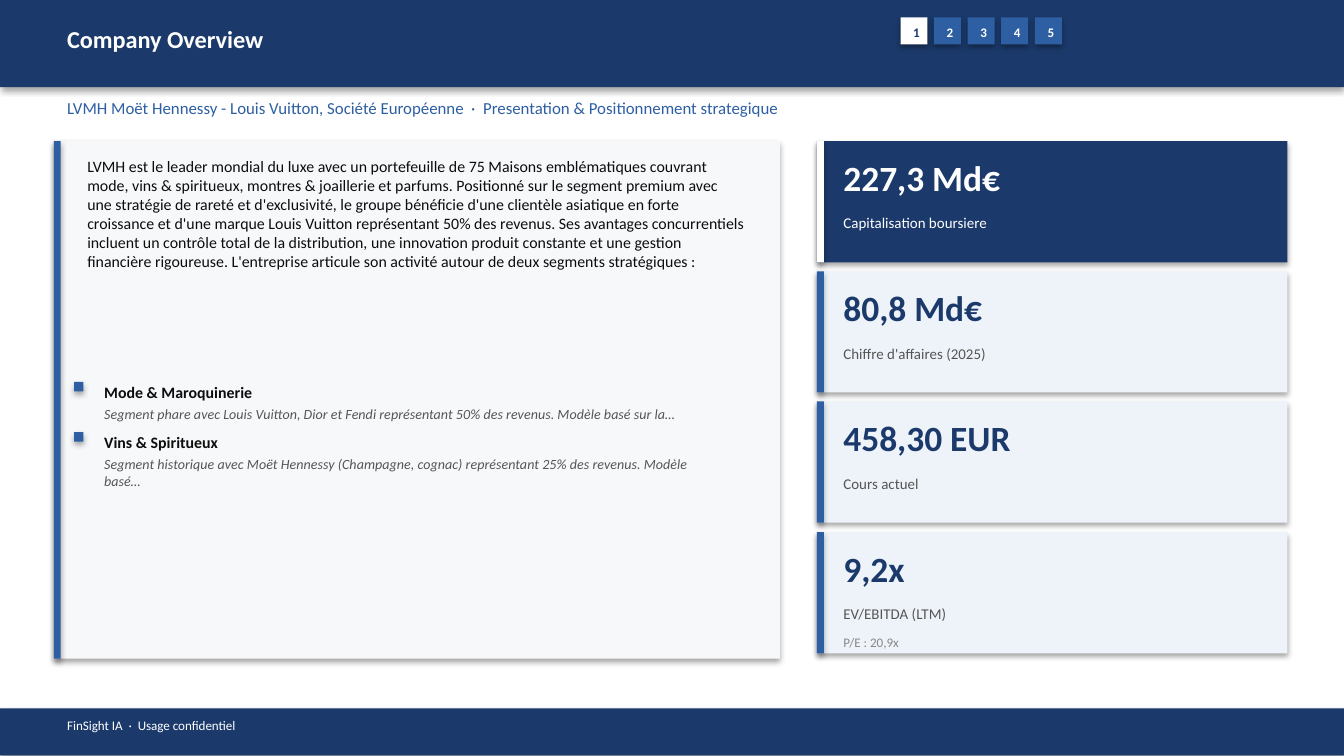
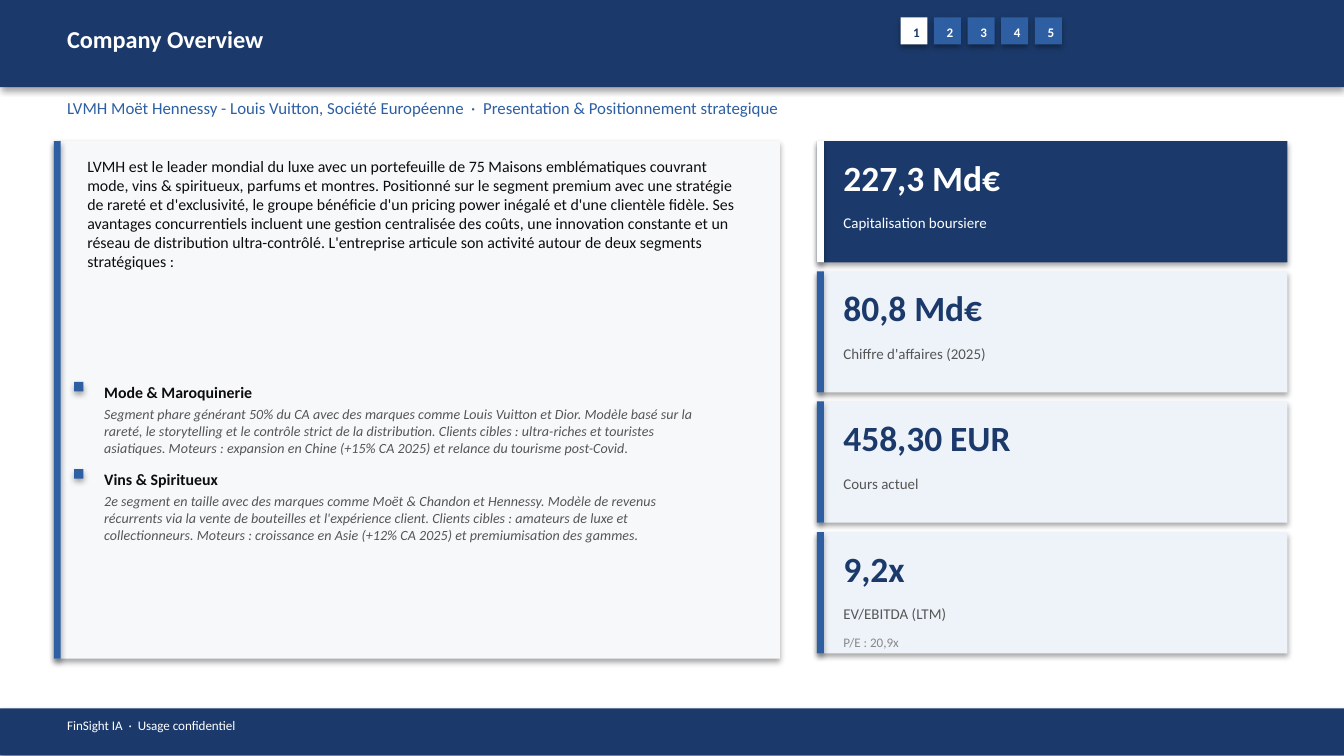
Before and after one commit to baptistejeh07-art/finsight-ia, a slide deck: slide 5 of preview/MC.PA/MC.PA_pitchbook.pptx. Drawn at 1344x756 pixels with LibreOffice and Linux fonts; fonts in the diff are those of the drawing. Boxes give left, top, right and bottom in pixels: in the first picture for what was removed or moved away, otherwise in the second. Text is boxed around its words. In the diff, an @@ line names an element or a change of style, - is before the commit and + after.

```diff
--- a/preview/MC.PA/MC.PA_pitchbook.pptx
+++ b/preview/MC.PA/MC.PA_pitchbook.pptx
@@ text at [87, 161, 734, 270]: text changed @@
-LVMH est le leader mondial du luxe avec un portefeuille de 75 Maisons emblématiques couvrant mode, vins & spiritueux, montres & joaillerie et parfums. Positionné sur le segment premium avec une stratégie de rareté et d'exclusivité, le groupe bénéficie d'une clientèle asiatique en forte croissance et d'une marque Louis Vuitton représentant 50% des revenus. Ses avantages concurrentiels incluent un contrôle total de la distribution, une innovation produit constante et une gestion financière rigoureuse. L'entreprise articule son activité autour de deux segments stratégiques :
+LVMH est le leader mondial du luxe avec un portefeuille de 75 Maisons emblématiques couvrant mode, vins & spiritueux, parfums et montres. Positionné sur le segment premium avec une stratégie de rareté et d'exclusivité, le groupe bénéficie d'un pricing power inégalé et d'une clientèle fidèle. Ses avantages concurrentiels incluent une gestion centralisée des coûts, une innovation constante et un réseau de distribution ultra-contrôlé. L'entreprise articule son activité autour de deux segments stratégiques :
@@ text at [104, 409, 692, 455]: text changed @@
-Segment phare avec Louis Vuitton, Dior et Fendi représentant 50% des revenus. Modèle basé sur la…
+Segment phare générant 50% du CA avec des marques comme Louis Vuitton et Dior. Modèle basé sur la rareté, le storytelling et le contrôle strict de la distribution. Clients cibles : ultra-riches et touristes asiatiques. Moteurs : expansion en Chine (+15% CA 2025) et relance du tourisme post-Covid.
@@ rectangle: place and size @@
-rectangle at [74, 433, 83, 442]
+rectangle at [74, 469, 83, 478]
@@ text "Vins & Spiritueux": place and size @@
-text "Vins & Spiritueux" at [104, 437, 218, 451]
+text "Vins & Spiritueux" at [104, 474, 218, 488]
@@ text at [104, 496, 656, 543]: text changed @@
-Segment historique avec Moët Hennessy (Champagne, cognac) représentant 25% des revenus. Modèle basé…
+2e segment en taille avec des marques comme Moët & Chandon et Hennessy. Modèle de revenus récurrents via la vente de bouteilles et l'expérience client. Clients cibles : amateurs de luxe et collectionneurs. Moteurs : croissance en Asie (+12% CA 2025) et premiumisation des gammes.
```
Also in this commit, not shown: 12 other slides changed, 6 other files.
